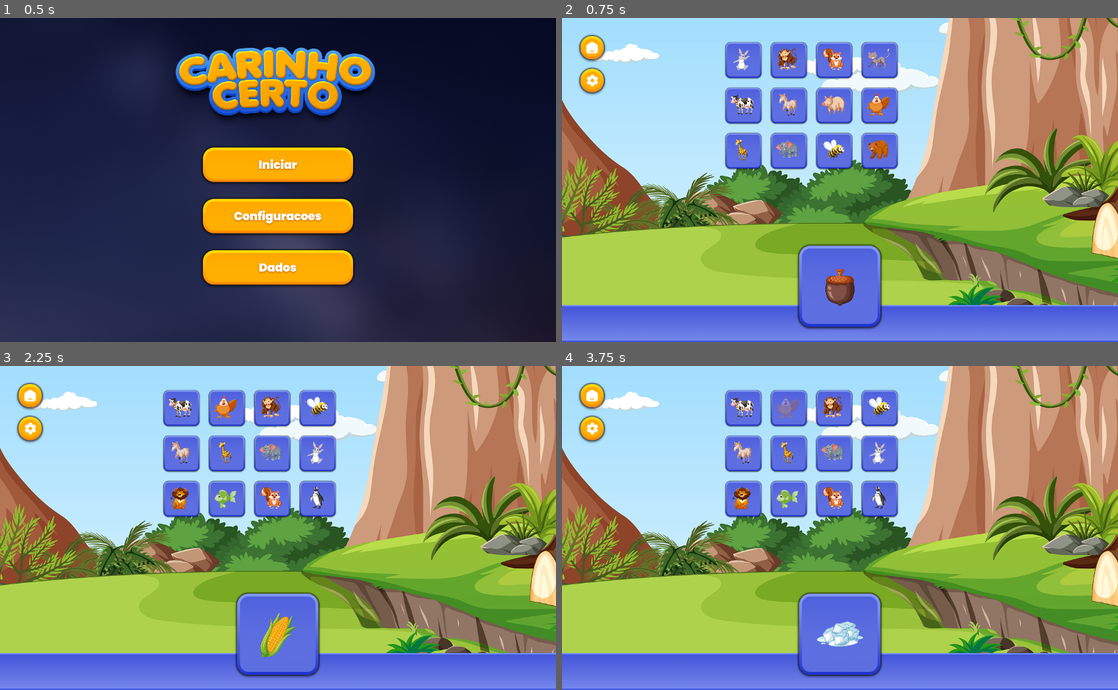
Above: before the commit, frames 1-4 (two rows, left to right).
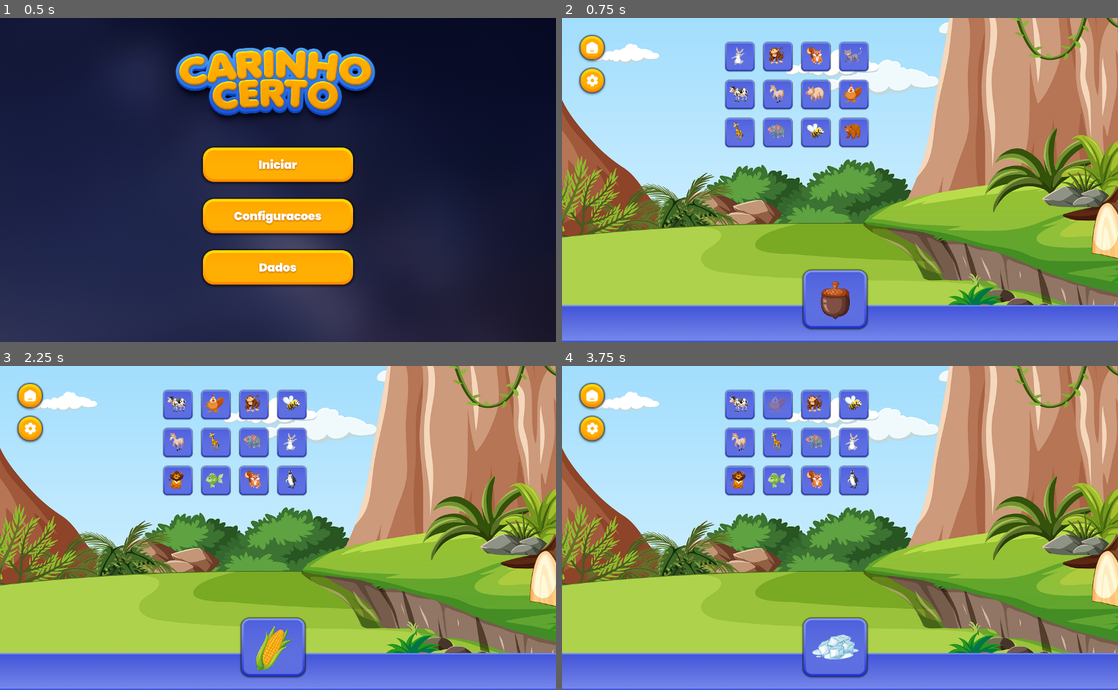
Above: after the commit, the same moments.

Repository: Tapa-Certo/TapaCerto
Game: Godot game, scene res://scenes/main.tscn
Same seed, same stepped clock (60 frames per second), same inputs: the game is played once before the commit and once after it.
Inputs (mouse positions are in pixels of both pictures, inside the frame that each line leads up to; where the layout moved, square brackets give the same spot in the first picture):
- Up to frame 1 (0.5 s): no input
- Up to frame 2 (0.75 s): click (840, 167) at 0.5 s
- Up to frame 3 (2.25 s): click (27, 395) at 1.25 s; click (278, 515) at 2 s
- Up to frame 4 (3.75 s): click (739, 404) [745, 408] at 2.75 s; click (778, 404) [789, 408] at 3.5 s

Frame 1 is identical in both runs. In frame 2, 12% of the frame differs, in the area x 29-61%, y 7-97%; in frame 3, 12%; in frame 4, 12%.

Commit message:
tela do jogo ajustada

Diff:
--- a/scenes/screens/hud.tscn
+++ b/scenes/screens/hud.tscn
@@ -49,13 +49,14 @@
 anchor_top = 0.693
 anchor_right = 0.58
 anchor_bottom = 0.967
-offset_left = 0.499969
-offset_top = -0.100006
-offset_right = -0.500061
+offset_left = 11.0
+offset_top = 54.9
+offset_right = -32.0
 offset_bottom = 0.0999756
 grow_horizontal = 2
 grow_vertical = 0
 texture = ExtResource("3_nff8o")
+expand_mode = 1
 
 [node name="Item" type="TextureRect" parent="Control/ItemDisplay"]
 layout_mode = 1
--- a/scripts/data_collector/game_logs.csv
+++ b/scripts/data_collector/game_logs.csv
@@ -1,2 +1,2 @@
 Tempo Total de Jogo (s);Tempo Médio por Resposta Correta (ms);Tempo Médio por Resposta Errada (ms);Quantidade de Respostas Certas;Média de Respostas Certas (%);Quantidade de Respostas Erradas;Média de Respostas Erradas (%)
-16;0.00;0.00;0;0.00;0;100.00
+110;0.00;0.00;0;0.00;0;100.00
--- a/scripts/grid_manager.gd
+++ b/scripts/grid_manager.gd
@@ -8,8 +8,8 @@
 func _update_grid_layout():
 
 	var viewport_size = get_viewport().size
-	var available_width = viewport_size.x * 0.6 # 80% da largura da viewport
-	var available_height = viewport_size.y * 0.6  # 80% da altura da viewport
+	var available_width = viewport_size.x * 0.5 # 80% da largura da viewport
+	var available_height = viewport_size.y * 0.5  # 80% da altura da viewport
 
 	# Determinar número de linhas
 	var rows = ceil(float(get_child_count()) / columns)
